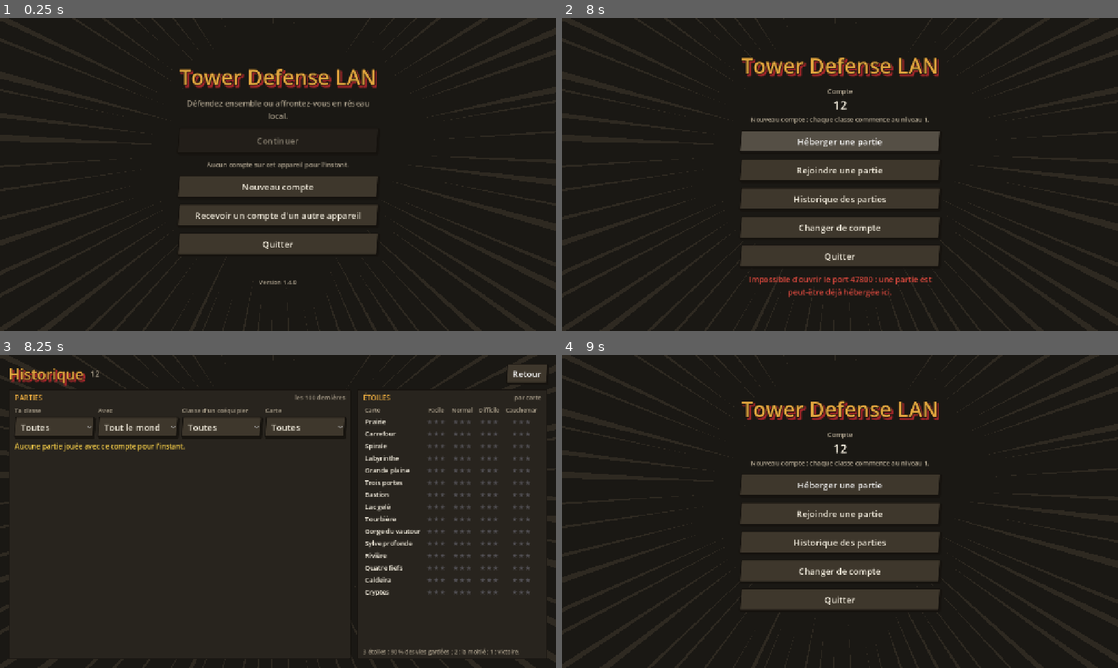
Above: before the commit, frames 1-4 (two rows, left to right).
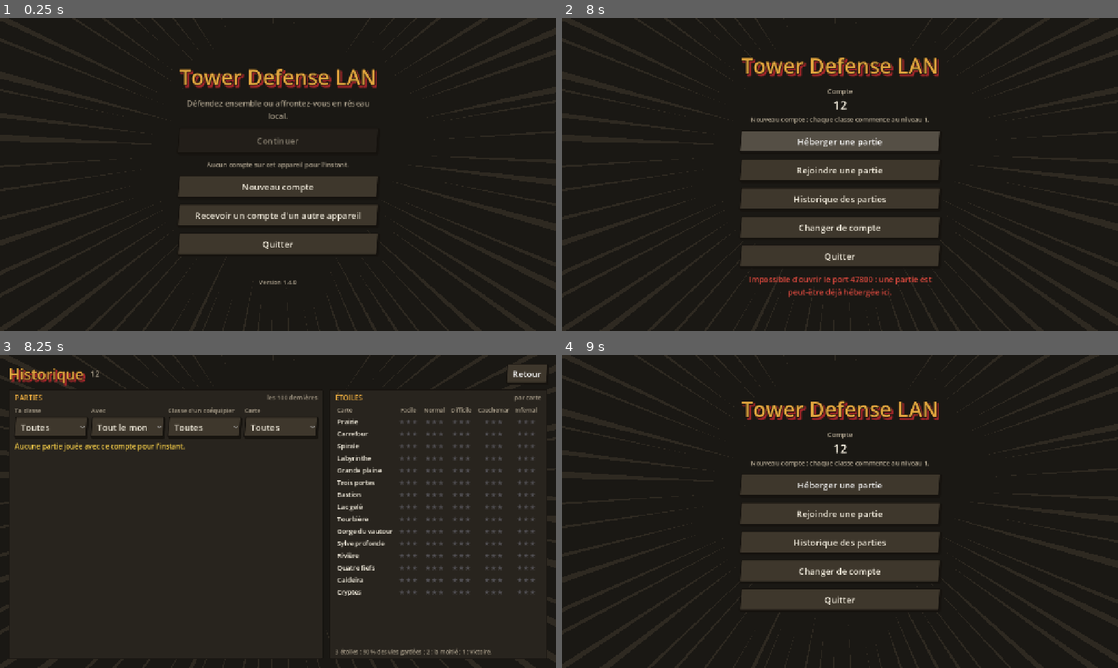
Above: after the commit, the same moments.

Repository: Forthtilliath/tower-defense-lan
Game: Godot game, scene res://scenes/main.tscn
Same seed, same stepped clock (60 frames per second), same inputs: the game is played once before the commit and once after it.
Inputs (mouse positions are in pixels of both pictures, inside the frame that each line leads up to):
- Up to frame 1 (0.25 s): no input
- Up to frame 2 (8 s): click "Nouveau compte" at 0.5 s; click (840, 190) at 1.27 s; type "12" at 1.35 s; click "Retour" at 2 s; click "Recevoir un compte d'un autre…" at 2.75 s; click "Annuler" at 3.5 s; click "Nouveau compte" at 4.25 s; click (840, 190) at 5.02 s; type "12" at 5.1 s; click "Créer le compte" at 5.75 s; click "Héberger une partie" at 6.5 s; click "Héberger une partie" at 7.25 s
- Up to frame 3 (8.25 s): click "Historique des parties" at 8 s
- Up to frame 4 (9 s): click "Retour" at 8.75 s

Frames 1-2 are identical in both runs. In frame 3, 4.5% of the frame differs, in the area x 14-97%, y 12-96%; in frame 4, nothing differs.

Commit message:
feat: rebalance difficulties around normal and add infernal

Diff:
--- a/data/game_data.json
+++ b/data/game_data.json
@@ -1,6 +1,7 @@
 {
 	"player": { "start_gold": 150, "interest": 0.04, "interest_cap": 30, "gift_ratio": 0.5, "gift_min": 10 },
 	"coop_scaling": { "hp": 0.15, "count": 0.35 },
+	"monster_scaling": { "hp": 1.45 },
 	"progression": { "max_level": 30, "xp_base": 200, "xp_growth": 1.1, "xp_per_wave": 10, "win_bonus": 0.25, "defeat_steps": 4, "defeat_rate_min": 0.1, "defeat_rate_max": 0.85 },
 	"talent_tiers": [0, 3, 7, 11, 15],
 	"common_towers": ["crossbow", "sentinel", "dart", "cannon", "frost", "tesla", "brazier", "salamander", "venom", "thorns", "gong"],
@@ -350,10 +351,11 @@
 		{ "id": "undying", "name": "Increvables", "color": "#5ad17a", "description": "Les monstres régénèrent 1 % de leurs PV par seconde.", "regen": 0.01 }
 	],
 	"difficulties": [
-		{ "id": "easy", "name": "Facile", "hp": 1.0, "lives": 30, "gold": 1.2, "reward": 1.15, "xp": 0.8 },
-		{ "id": "normal", "name": "Normal", "hp": 1.3, "lives": 20, "gold": 1.0, "reward": 1.0, "xp": 1.0 },
-		{ "id": "hard", "name": "Difficile", "hp": 1.45, "lives": 15, "gold": 1.05, "reward": 1.0, "xp": 1.5 },
-		{ "id": "nightmare", "name": "Cauchemar", "hp": 1.65, "lives": 12, "gold": 1.0, "reward": 0.9, "xp": 2.0, "armor": 2 }
+		{ "id": "easy", "name": "Facile", "hp": 0.8, "count": 0.9, "lives": 20, "gold": 1.0, "reward": 1.0, "xp": 0.8, "interest_cap": 30 },
+		{ "id": "normal", "name": "Normal", "hp": 1.0, "count": 1.0, "lives": 20, "gold": 1.0, "reward": 1.0, "xp": 1.0, "interest_cap": 30 },
+		{ "id": "hard", "name": "Difficile", "hp": 1.2, "count": 1.05, "lives": 20, "gold": 1.0, "reward": 1.0, "xp": 1.5, "interest_cap": 25 },
+		{ "id": "nightmare", "name": "Cauchemar", "hp": 1.35, "count": 1.2, "lives": 10, "gold": 1.0, "reward": 1.0, "xp": 2.0, "armor": 2, "interest_cap": 20 },
+		{ "id": "infernal", "name": "Infernal", "hp": 1.5, "count": 1.3, "lives": 1, "gold": 1.0, "reward": 1.0, "xp": 3.0, "armor": 3, "interest_cap": 15 }
 	],
 	"special_tiles": [
 		{ "char": "^", "id": "hill", "name": "Colline", "color": "#d8c27a", "description": "+25 % de portée", "range": 1.25, "geomancy": true },
--- a/scripts/data/data_schema.gd
+++ b/scripts/data/data_schema.gd
@@ -15,6 +15,9 @@
 	"gift_min": ["int", 1, 100000, 10],
 }
 const COOP_SCALING := {"hp": ["num", 0.0, 5.0], "count": ["num", 0.0, 5.0]}
+## hp : PV des monstres en Normal par rapport à leur fiche ; la difficulté s'y applique ensuite
+## (Facile x0,75, Difficile x1,5…), si bien que Normal reste la référence à 100 %.
+const MONSTER_SCALING := {"hp": ["num", 0.1, 10.0, 1.0]}
 ## Progression : expérience pour passer du niveau n au suivant = xp_base × xp_growth^(n-1) ;
 ## une victoire rapporte xp_per_wave par vague (× xp de la difficulté), plus win_bonus de
 ## cette somme. Défaite : chaque vague passée rapporte une part de xp_per_wave qui dépend du
@@ -27,10 +30,13 @@
 	"defeat_steps": ["int", 1, 10, 4], "defeat_rate_min": ["num", 0.0, 1.0, 0.1],
 	"defeat_rate_max": ["num", 0.0, 1.0, 0.85],
 }
+## Difficulté : hp (PV, Normal = 1), count (nombre de monstres des vagues), armor (armure en plus),
+## interest_cap (plafond des intérêts ; -1 : celui du joueur), lives, gold, reward, xp.
 const DIFFICULTY := {
 	"id": ["id"], "name": ["text", 24], "hp": ["num", 0.1, 10.0], "lives": ["int", 1, 1000],
 	"gold": ["num", 0.1, 10.0], "reward": ["num", 0.1, 10.0], "xp": ["num", 0.0, 10.0, 1.0],
-	"armor": ["num", 0.0, 20.0, 0.0],
+	"armor": ["num", 0.0, 20.0, 0.0], "count": ["num", 0.1, 5.0, 1.0],
+	"interest_cap": ["int", -1, 100000, -1],
 }
 ## Éléments des tourelles ("" : coups physiques), auxquels certains monstres résistent.
 const ELEMENTS := ["fire", "ice", "lightning", "poison", "bleed", "wind"]
--- a/scripts/data/data_validator.gd
+++ b/scripts/data/data_validator.gd
@@ -17,6 +17,7 @@
 		return false
 	var player = _obj(root.get("player"), DataSchema.PLAYER, "player")
 	var scaling = _obj(root.get("coop_scaling"), DataSchema.COOP_SCALING, "coop_scaling")
+	var monster_scaling = _obj(root.get("monster_scaling", {}), DataSchema.MONSTER_SCALING, "monster_scaling")
 	var difficulties = _collection(root.get("difficulties"), 8, "difficulties", _plain.bind(DataSchema.DIFFICULTY))
 	var specials = _specials(root.get("special_tiles"))
 	var towers = _collection(root.get("towers"), MAX_TOWERS, "towers", _tower)
@@ -24,7 +25,7 @@
 	var modifiers = _collection(root.get("wave_modifiers"), 16, "wave_modifiers", _plain.bind(DataSchema.WAVE_MODIFIER.merged(DataSchema.PASSIVE_TRAITS)), 0)
 	var progression = _obj(root.get("progression", {}), DataSchema.PROGRESSION, "progression")
 	var tiers = TreeValidator.tiers(self, root.get("talent_tiers", [0]))
-	if player == null or scaling == null or difficulties == null or specials == null or progression == null \
+	if player == null or scaling == null or monster_scaling == null or difficulties == null or specials == null or progression == null \
 			or tiers == null or towers == null or monsters == null or modifiers == null or not _check_splits(monsters[0]):
 		return false
 	var common = TreeValidator.common_towers(self, root.get("common_towers"), towers[0])
@@ -39,6 +40,7 @@
 		return false
 	gd.player = player
 	gd.coop_scaling = scaling
+	gd.monster_scaling = monster_scaling
 	gd.progression = progression
 	gd.talent_tiers.assign(tiers)
 	gd.common_towers.assign(common)
--- a/scripts/data/game_data.gd
+++ b/scripts/data/game_data.gd
@@ -12,6 +12,8 @@
 
 var player := {}
 var coop_scaling := {}
+## PV des monstres en Normal par rapport à leur fiche (DataSchema.MONSTER_SCALING).
+var monster_scaling := {"hp": 1.0}
 var progression := {}
 ## Points à dépenser dans une branche pour atteindre chaque palier de talents.
 var talent_tiers: Array[int] = []
--- a/scripts/data/talents/player_kit.gd
+++ b/scripts/data/talents/player_kit.gd
@@ -179,9 +179,16 @@
 				stats[key] = minf(stats[key], TalentSchema.GRANT_CAPS[key])
 
 
-## Intérêts : [taux, plafond], bonus de la classe et des talents compris.
-func interest_rule(data: GameData) -> Array:
-	return [float(data.player["interest"]) + interest, int(data.player["interest_cap"]) + interest_cap]
+## Intérêts : [taux, plafond], plafond de la difficulté, bonus de la classe et des talents compris.
+func interest_rule(data: GameData, difficulty := {}) -> Array:
+	var base := base_interest(data, difficulty)
+	return [float(base[0]) + interest, int(base[1]) + interest_cap]
+
+
+## Intérêts sans bonus : taux du joueur, plafond de la difficulté (celui du joueur à défaut).
+static func base_interest(data: GameData, difficulty := {}) -> Array:
+	var cap := int(difficulty.get("interest_cap", -1))
+	return [float(data.player["interest"]), cap if cap >= 0 else int(data.player["interest_cap"])]
 
 
 ## Prix payé pour une construction ou une amélioration affichée à `base` or ; `zone` : réduction
--- a/scripts/sim/match/match_economy.gd
+++ b/scripts/sim/match/match_economy.gd
@@ -46,7 +46,7 @@
 		if not p["alive"] or not p["connected"]:
 			continue
 		var kit: PlayerKit = p["kit"]
-		var interest := MatchFlow.interest(sim.data, p["gold"] + roundi(kit.m("compound") * invested(sim, id)), kit)
+		var interest := MatchFlow.interest(sim.data, p["gold"] + roundi(kit.m("compound") * invested(sim, id)), kit, sim.difficulty)
 		p["gold"] += interest
 		shared[id] = roundi(interest * kit.m("share_interest"))
 		var wave_gold := roundi(int(wave["gold"]) * float(p["gold_mult"]))
--- a/scripts/sim/match/match_flow.gd
+++ b/scripts/sim/match/match_flow.gd
@@ -86,7 +86,18 @@
 	return int(SimMatch.BETWEEN_WAVES)
 
 
-## Intérêts versés à chaque vague sur l'or gardé (plafonnés), bonus du bâtisseur compris.
-static func interest(data: GameData, gold: int, kit: PlayerKit = null) -> int:
-	var rule := kit.interest_rule(data) if kit != null else [float(data.player["interest"]), int(data.player["interest_cap"])]
+## Or à garder pour toucher le plafond des intérêts : rule = [taux, plafond] (4 %, 25 -> 625).
+static func interest_cap_gold(rule: Array) -> int:
+	return ceili(float(rule[1]) / float(rule[0]) - 0.000001) if float(rule[0]) > 0.0 else 0
+
+
+## « 4 % de l'or gardé, 25 or au plus (dès 625 or gardés) ».
+static func interest_text(rule: Array) -> String:
+	return "%d %% de l'or gardé, %d or au plus (dès %d or gardés)" % [roundi(float(rule[0]) * 100.0), int(rule[1]), interest_cap_gold(rule)]
+
+
+## Intérêts versés à chaque vague sur l'or gardé (plafonnés selon la difficulté), bonus du
+## bâtisseur compris.
+static func interest(data: GameData, gold: int, kit: PlayerKit = null, difficulty := {}) -> int:
+	var rule := kit.interest_rule(data, difficulty) if kit != null else PlayerKit.base_interest(data, difficulty)
 	return mini(int(rule[1]), floori(gold * float(rule[0])))
--- a/scripts/sim/match/sim_match.gd
+++ b/scripts/sim/match/sim_match.gd
@@ -5,7 +5,8 @@
 ## Coopération : un plateau partagé, vies communes, chacun son or (dons possibles entre alliés).
 ## Versus : un plateau par joueur ; envoyer des monstres chez l'adversaire augmente le revenu.
 ## Après la dernière vague, le versus continue en « mort subite » (vagues de plus en plus dures).
-## La difficulté choisie règle les PV des monstres, les vies, l'or de départ et les primes ;
+## La difficulté choisie règle les PV et le nombre des monstres (Normal = 100 %), leur armure,
+## les vies, le plafond des intérêts et l'XP ;
 ## en coopération, chaque joueur en plus ajoute des monstres et des PV (coop_scaling).
 ## L'enchaînement des vagues (rythme, appel de vague) est dans MatchFlow.
 
@@ -139,11 +140,11 @@
 	var total := map.waves.size()
 	var wave: Dictionary = data.waves[map.waves[mini(wave_index, total - 1)]]
 	var hp_mult := float(wave["hp"]) * monster_hp_mult()
-	var count_mult := 1.0
+	var count_mult := float(difficulty["count"])
 	if mode == Mode.COOP:
 		var scaling := coop_scaling(_active_count())
 		hp_mult *= scaling[0]
-		count_mult = scaling[1]
+		count_mult *= scaling[1]
 	var clean := {}
 	for i in boards.size():
 		var b := boards[i]
@@ -211,9 +212,10 @@
 	return order[0]
 
 
-## PV des monstres selon la difficulté, la carte et la « mort subite » (hors bonus coop).
+## PV des monstres : référence du Normal (monster_scaling), puis difficulté, carte et « mort
+## subite » (hors bonus coop).
 func monster_hp_mult() -> float:
-	return float(difficulty["hp"]) * map.monster_hp * endless_mult()
+	return float(data.monster_scaling["hp"]) * float(difficulty["hp"]) * map.monster_hp * endless_mult()
 
 
 ## Multiplicateur de PV de la « mort subite » (après la dernière vague, en versus).
